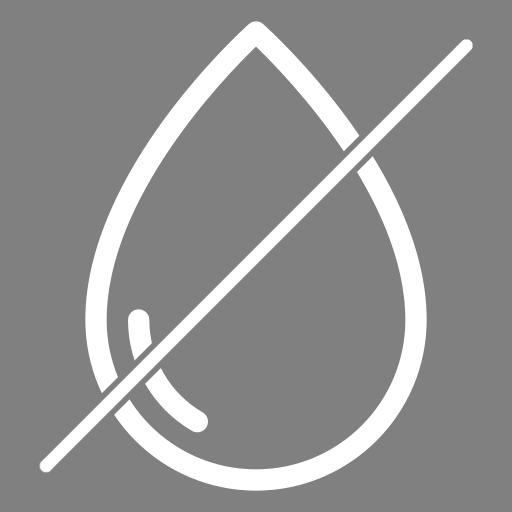
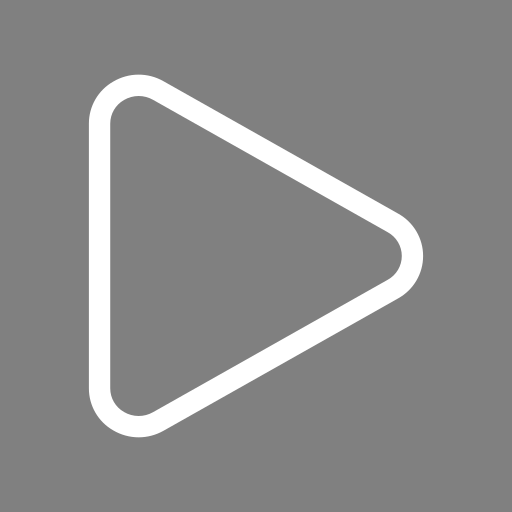
Two versions of the same layered image (512 × 512). Layer-by-layer changes:
added layer "Play" above "Timer" over [88, 74, 424, 438]
hid group "#1" (4 layers) over [39, 21, 473, 491]
